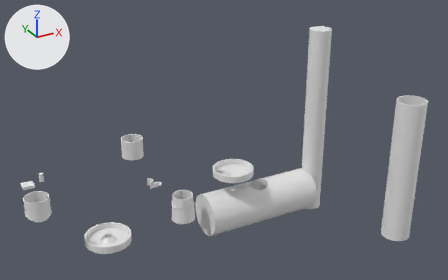
The Blender file hydroponic-fittings/hydroponic-fittings.blend as it was, and as the next commit left it.
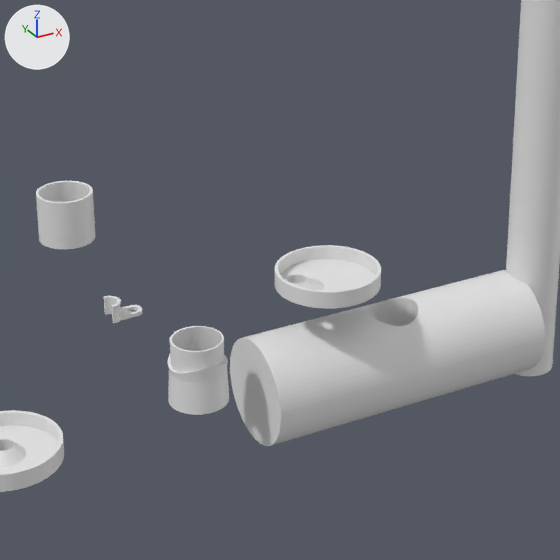
Each version is shown whole from a camera (50 mm lens) standing at (-553.0, -1218.0, 796.0) and looking at (92.0, -46.0, 210.0), then close up on the part from 24% to 72% of the width and 23% to 100% of the height. Every picture has the same lights, and +X, +Y and +Z are marked at upper left.

The older version as bpy lines, for what is in view:
```python
me_circle_002 = bpy.data.meshes.new('Circle.002')
me_circle_002.from_pydata(...)  # 640 vertices, 576 faces; spans x -1.1..0.9, y -1.2..0.8, z 0.0..17.1
me_circle_005 = bpy.data.meshes.new('Circle.005')
me_circle_005.from_pydata(...)  # 640 vertices, 640 faces; spans x -1.1..0.9, y -1.2..0.8, z 0.0..17.1
me_cylinder_002 = bpy.data.meshes.new('Cylinder.002')
me_cylinder_002.from_pydata(...)  # a 64-sided cylinder along z spanning x -28.0..28.0, y -28.0..28.0, z -1.0..496.0
ob_2_inch_od = bpy.data.objects.new('2-inch-OD', me_cylinder_002)
ob_2_inch_od.location = (390.5, 0.0, -66.4)
ob_cap_4in = bpy.data.objects.new('cap-4in', me_circle_002)
ob_cap_4in.location = (3.7, 8.8, 88.6)
ob_cap_4in.scale = (52.0, 52.0, 1.0)
ob_cap_4in.hide_viewport = True
ob_cap_offset = bpy.data.objects.new('cap-offset', me_circle_005)
ob_cap_offset.location = (146.9, 8.8, 88.6)
ob_cap_offset.scale = (52.0, 52.0, 1.0)
# also in view: 'float-mount' at (9.0, 193.0, 10.0); '108-OD' at (216.0, 0.0, -9.0); 'flange' at (3.0, 1.0, 32.0); 'station.001' at (0.0, 332.0, 62.0); 'cap-wide' at (-195.0, -9.0, 9.0)
```
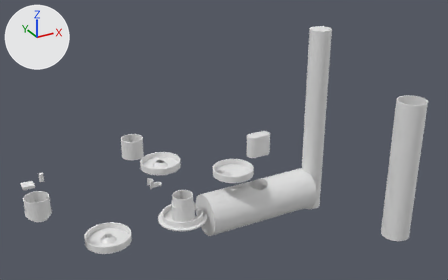
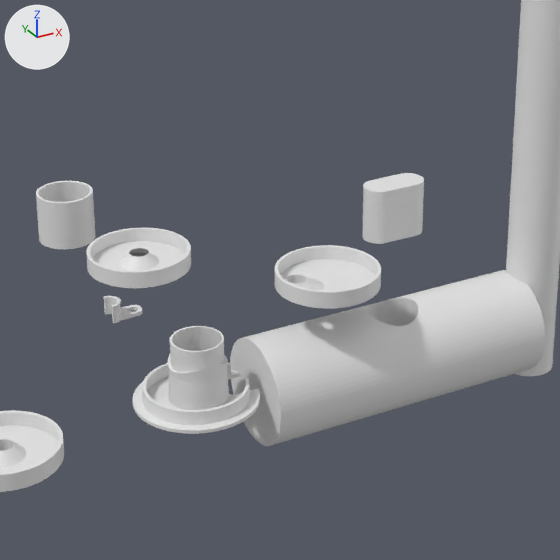
Scene script edits in JSON lines:
```json
{"op": "add", "block": "me_circle_007", "code": ["me_circle_007 = bpy.data.meshes.new('Circle.007')", "me_circle_007.from_pydata(...)  # 650 vertices, 597 faces; spans x -1.2..1.1, y -1.2..1.2, z 0.0..17.1"]}
{"op": "add", "block": "me_cylinder_004", "code": ["me_cylinder_004 = bpy.data.meshes.new('Cylinder.004')", "me_cylinder_004.from_pydata(...)  # 64 vertices, 34 faces; spans x -1.0..3.11, y -1.0..1.0, z -1.0..1.0"]}
{"op": "set", "path": "ob_cap_4in.location", "old": "(3.7, 8.8, 88.6)", "new": "(3.7, 135.7, 88.6)"}
{"op": "remove", "block": "ob_cap_4in", "code": "ob_cap_4in.hide_viewport = True"}
{"op": "add", "block": "ob_cap_lid", "code": ["ob_cap_lid = bpy.data.objects.new('cap-lid', me_circle_007)", "ob_cap_lid.location = (0.0, 0.0, 0.0)", "ob_cap_lid.scale = (52.0, 52.0, 1.0)"]}
{"op": "add", "block": "ob_lid_hole", "code": ["ob_lid_hole = bpy.data.objects.new('lid-hole', me_cylinder_004)", "ob_lid_hole.location = (279.7, 129.2, 85.3)", "ob_lid_hole.scale = (17.1, 17.1, 30.2)"]}
```

Pixel boxes [x1, y1, x2, y2] of what changed, in the close-ups (560 x 560 px):
```json
{"object": "cap-4in", "change": "shown", "after": [86, 228, 191, 288]}
{"object": "cap-lid", "change": "added", "after": [133, 363, 260, 434]}
{"object": "lid-hole", "change": "added", "after": [362, 173, 424, 244]}
```
